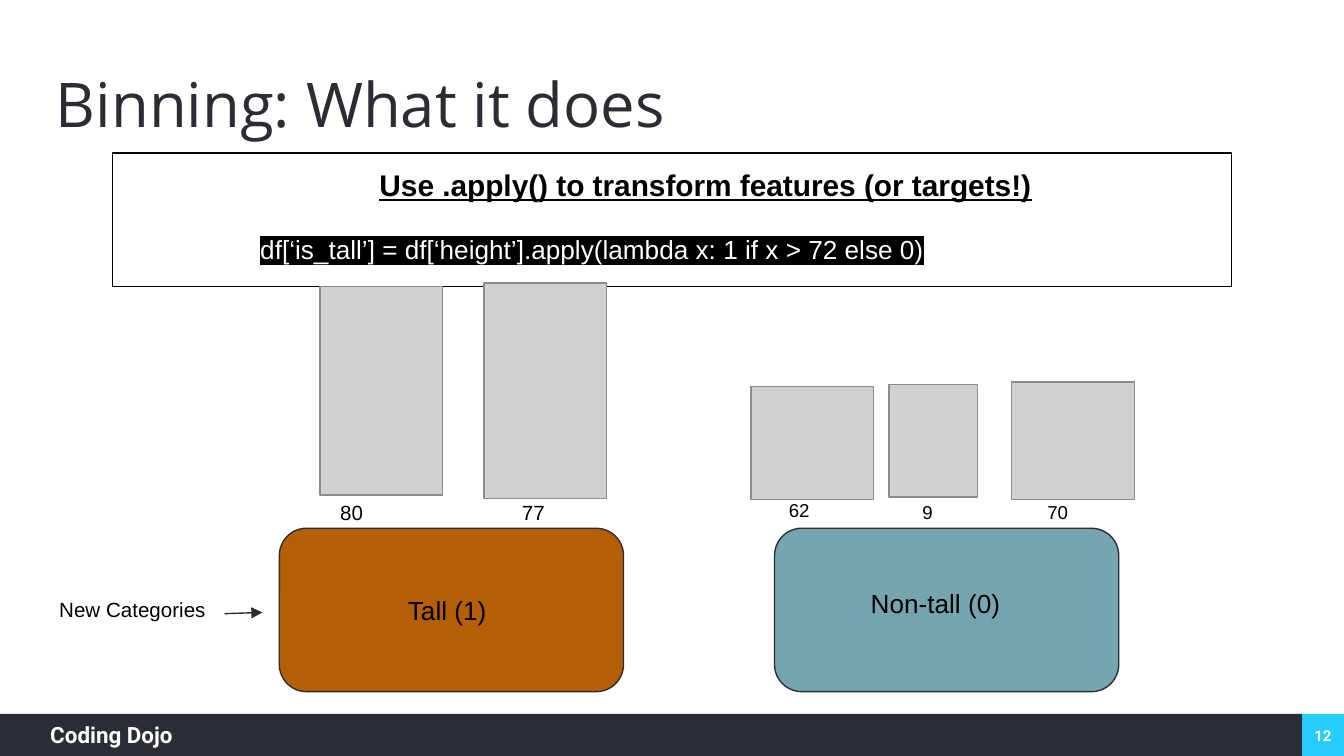
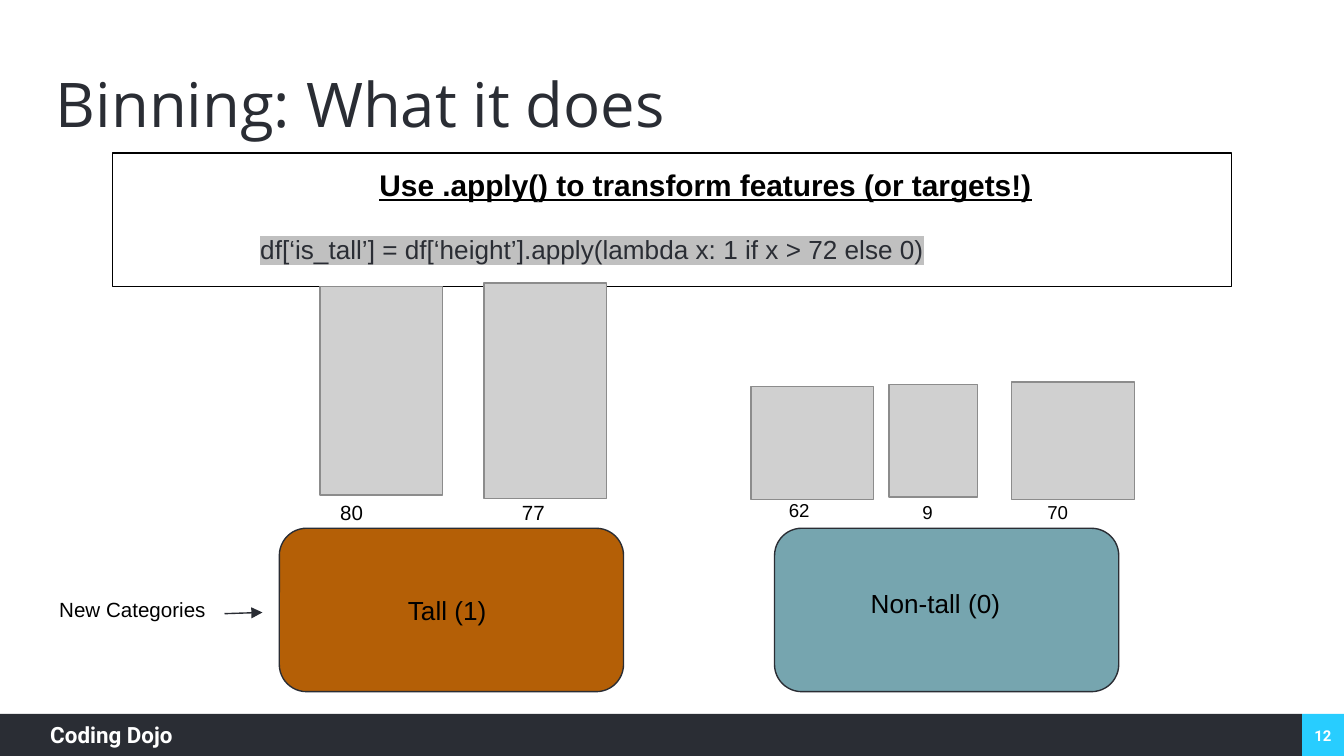
Before and after one commit to coding-dojo-data-science/week-10-lecture-2-feature-engineering, a slide deck: slide 12 of Week 10, Lecture 2 Feature Engineering.pptx. Drawn at 1344x756 pixels with LibreOffice and Linux fonts; fonts in the diff are those of the drawing; grey boxes stand for pictures; background and template pictures are left out. Boxes give left, top, right and bottom in pixels: in the first picture for what was removed or moved away, otherwise in the second. Text is boxed around its words. In the diff, an @@ line names an element or a change of style, - is before the commit and + after.

```diff
--- a/Week 10, Lecture 2 Feature Engineering.pptx
+++ b/Week 10, Lecture 2 Feature Engineering.pptx
@@ text at bbox=[260, 240, 923, 265]: text colour #FFFFFF to #2A2D34, highlight #000000 to #C0C0C0 in "df[‘is_tall’] = df[‘height’].apply(lambda x: 1 if x ..." @@
```
Also in this commit, not shown: 3 other slides changed, 4 other files.
